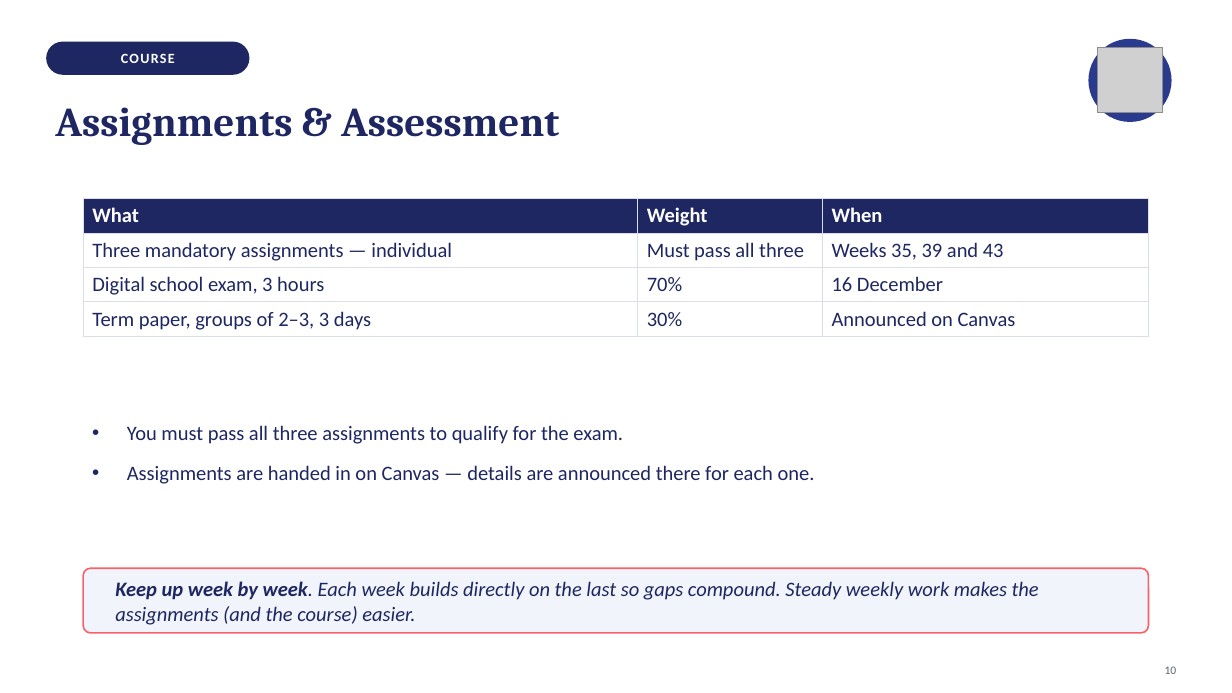
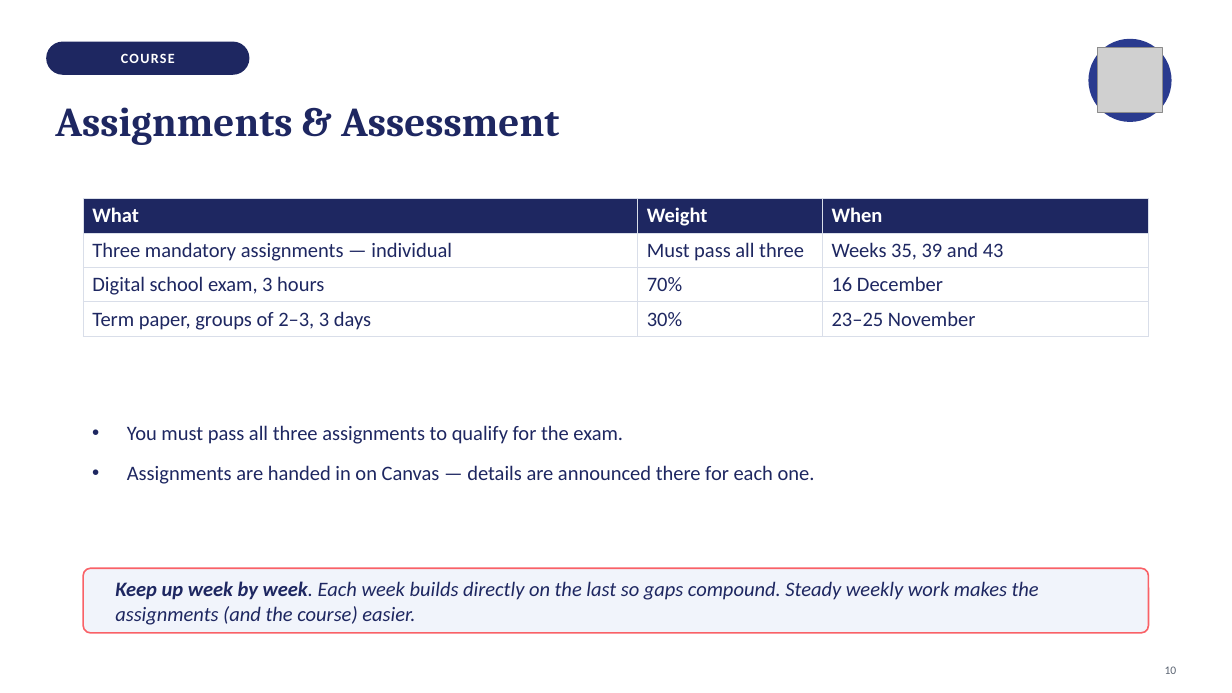
Before and after one commit to isabelhovdahl/TECH2, a slide deck: slide 11 of lectures/00-introduction.pptx. Drawn at 1232x693 pixels with LibreOffice and Linux fonts; fonts in the diff are those of the drawing; grey boxes stand for pictures. Boxes give left, top, right and bottom in pixels: in the first picture for what was removed or moved away, otherwise in the second. Text is boxed around its words. In the diff, an @@ line names an element or a change of style, - is before the commit and + after.

```diff
--- a/lectures/00-introduction.pptx
+++ b/lectures/00-introduction.pptx
@@ table at [83, 199, 1149, 335] @@
-row 4, column 3: Announced on Canvas
+row 4, column 3: 23–25 November
```
Also in this commit, not shown: 3 other slides changed, 1 other file.
